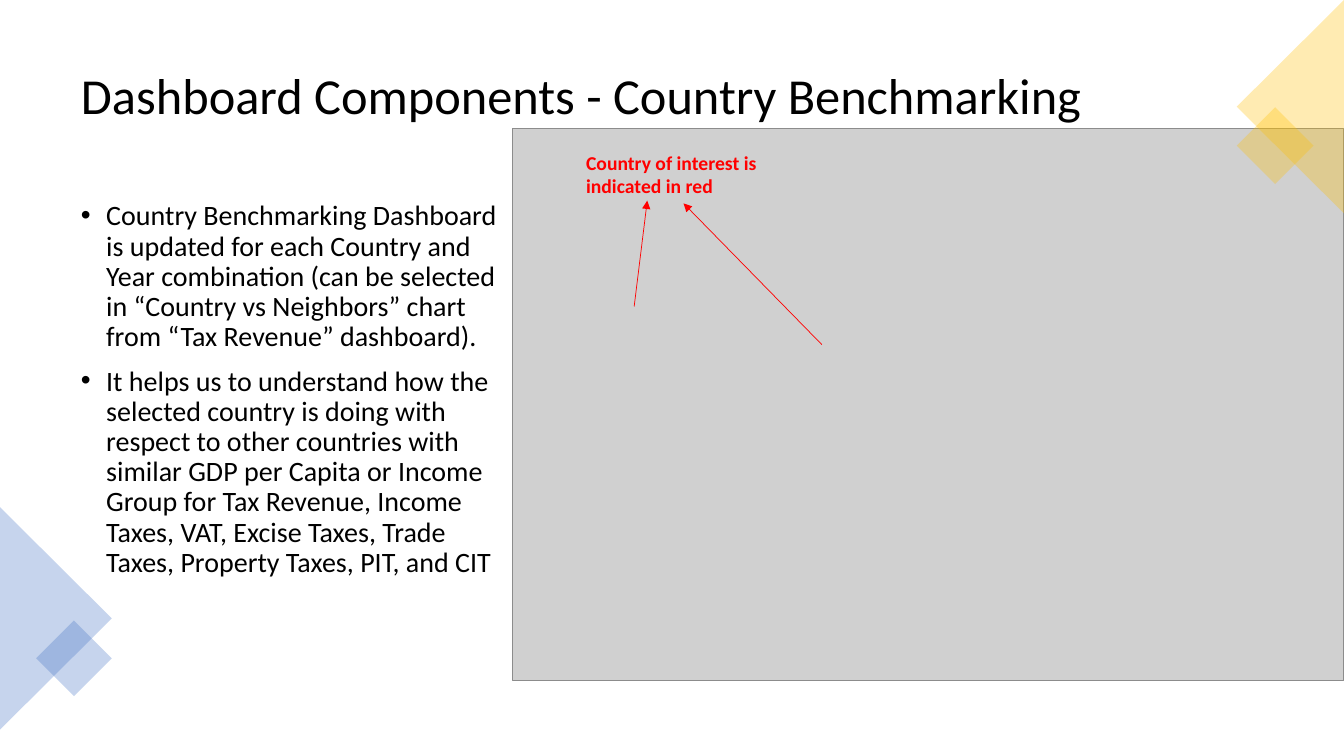
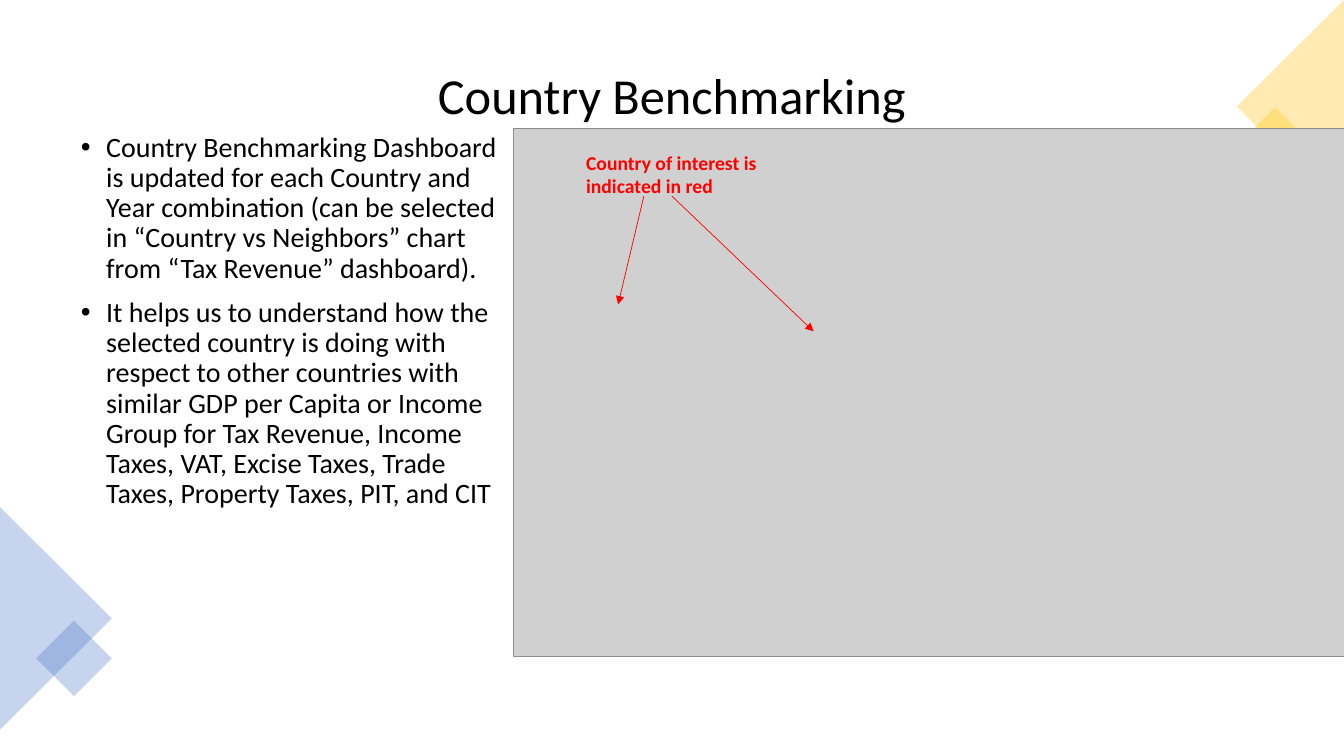
Before and after one commit to Revenue-Academy/Tax-Revenue-Dashboard, a slide deck: slide 5 of Tax Revenue Dashboard - Final.pptx. Drawn at 1344x756 pixels with LibreOffice and Linux fonts; fonts in the diff are those of the drawing; grey boxes stand for pictures. Boxes give left, top, right and bottom in pixels: in the first picture for what was removed or moved away, otherwise in the second. Text is boxed around its words. In the diff, an @@ line names an element or a change of style, - is before the commit and + after.

```diff
--- a/Tax Revenue Dashboard - Final.pptx
+++ b/Tax Revenue Dashboard - Final.pptx
@@ title at <box>438,79,905,123</box>: text changed @@
-Dashboard Components - Country Benchmarking
+Country Benchmarking
@@ text "Country Benchmarking Dashboard is updated ...": place and size @@
-text "Country Benchmarking Dashboard is updated ..." at <box>106,205,496,577</box>
+text "Country Benchmarking Dashboard is updated ..." at <box>106,137,496,508</box>
@@ picture: place and size @@
-picture at <box>513,128,1344,681</box>
+picture at <box>513,128,1344,656</box>
@@ arrow moved from (634, 307) - (647, 201) to (644, 197) - (618, 304) @@
@@ arrow moved from (822, 345) - (684, 204) to (673, 197) - (814, 332) @@
```
Also in this commit, not shown: 9 other slides changed, 3 slides added, 2 slides removed, 5 other files.
